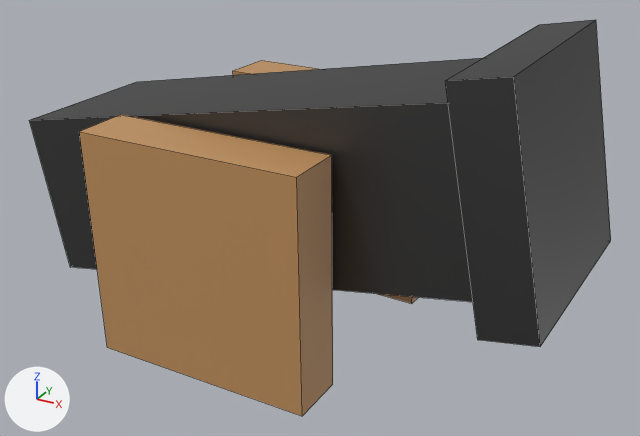
The Blender file Assets/Models/Turret/Cannon.blend: old version first, new version second.
Both versions are drawn from a 50 mm camera at (2.53, -4.71, 2.58) aimed at (-0.05, -0.02, 0.23). Arrows for +X, +Y and +Z are at lower left; the lights stay in place. Mesh edges are drawn as thin lines.

The first picture shows 'Body', 'Wheel'.
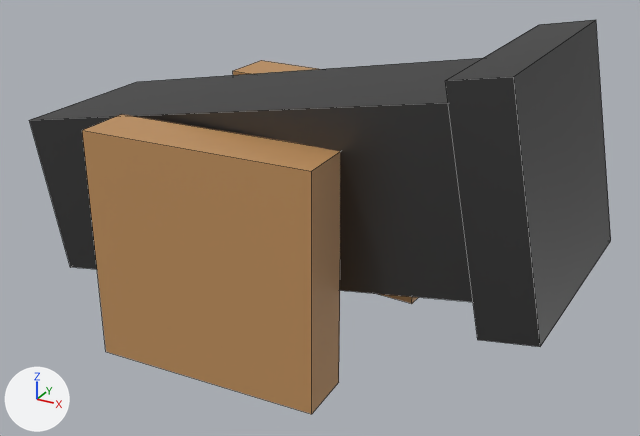
Where the change shows, as pixel boxes (x1, y1, x2, y2) in the pictures (640 x 436 px):
'Body', reshaped, turned
    both: (29, 20, 611, 347)
'Wheel', reshaped, turned, modifiers changed
    before: (79, 60, 418, 416)
    after: (82, 60, 418, 414)

What changed in the scene script:
```text
Change me_cube_001:
    where me_cube_001.from_pydata(...)  # 16 vertices, 12 faces; spans x -1.0..1.21, y -1.29..1.29, z -1.25..1.27
    used by ob_body; location = (-0.384, 0.012, 0.488); rotation_euler = (0.0134, -0.187, -0.0317), in degrees (0.8, -11, -1.8); scale = (1.61, 0.557, 0.557)
    me_cube_001 part 1
    me_cube_001.vertices[0].co: (-1.0, -1.0, -1.0) -> (-0.93, -1.53, 0.9)  # pixel (70, 267)
    me_cube_001.vertices[1].co: (-1.0, -1.0, 1.0) -> (-1.06, 0.43, 0.92)  # pixel (29, 120)
    me_cube_001.vertices[2].co: (-1.0, 1.0, -1.0) -> (-0.91, -1.51, -1.1)
    me_cube_001.vertices[3].co: (-1.0, 1.0, 1.0) -> (-1.04, 0.46, -1.08)  # pixel (136, 81)
    me_cube_001.vertices[4].co: (1.0, -1.0, -1.0) -> (1.04, -0.46, 1.08)
    me_cube_001.vertices[5].co: (1.0, -1.0, 1.0) -> (0.91, 1.51, 1.1)
    me_cube_001.vertices[6].co: (1.0, 1.0, -1.0) -> (1.06, -0.43, -0.92)
    me_cube_001.vertices[7].co: (1.0, 1.0, 1.0) -> (0.93, 1.53, -0.9)
    me_cube_001.vertices[8].co: (1.0, -1.29, -1.25) -> (1.05, -0.71, 1.37)  # pixel (477, 339)
    me_cube_001.vertices[9].co: (1.0, -1.29, 1.27) -> (0.89, 1.76, 1.39)  # pixel (445, 80)
    me_cube_001.vertices[10].co: (1.0, 1.29, -1.25) -> (1.07, -0.67, -1.2)
    me_cube_001.vertices[11].co: (1.0, 1.29, 1.27) -> (0.91, 1.8, -1.19)  # pixel (539, 24)
    me_cube_001.vertices[12].co: (1.21, -1.29, -1.25) -> (1.26, -0.59, 1.39)  # pixel (540, 346)
    me_cube_001.vertices[13].co: (1.21, -1.29, 1.27) -> (1.09, 1.88, 1.41)  # pixel (513, 76)
    me_cube_001.vertices[14].co: (1.21, 1.29, -1.25) -> (1.28, -0.56, -1.19)  # pixel (610, 240)
    me_cube_001.vertices[15].co: (1.21, 1.29, 1.27) -> (1.12, 1.91, -1.17)  # pixel (596, 19)
Change me_cube_002:
    where me_cube_002.from_pydata(...)  # 8 vertices, 6 faces; spans x -1.0..1.0, y -1.0..1.0, z -1.0..1.0
    used by ob_wheel; location = (-0.374, 0.796, 0.176); rotation_euler = (0.00571, 0.00015, -0.0387), in degrees (0.3, 0, -2.2); scale = (0.764, 0.186, 0.764)
    me_cube_002 part 2
    me_cube_002.vertices[0].co: (-1.0, -1.0, -1.0) -> (-1.01, -4.12, 0.2)
    me_cube_002.vertices[1].co: (-1.0, -1.0, 1.0) -> (-1.01, 4.11, 0.21)  # pixel (232, 70)
    me_cube_002.vertices[2].co: (-1.0, 1.0, -1.0) -> (-0.99, -4.11, -0.29)
    me_cube_002.vertices[3].co: (-1.0, 1.0, 1.0) -> (-0.99, 4.12, -0.28)  # pixel (261, 60)
    me_cube_002.vertices[4].co: (1.0, -1.0, -1.0) -> (0.99, -4.12, 0.28)  # pixel (411, 303)
    me_cube_002.vertices[5].co: (1.0, -1.0, 1.0) -> (0.99, 4.11, 0.29)
    me_cube_002.vertices[6].co: (1.0, 1.0, -1.0) -> (1.01, -4.11, -0.21)
    me_cube_002.vertices[7].co: (1.0, 1.0, 1.0) -> (1.01, 4.12, -0.2)
Change ob_body:
    ob_body.rotation_euler: (0.0134, -0.187, -0.0317) -> (1.571, 0.0, 0.0)  # degrees (0.8, -11, -1.8) -> degrees (90, 0, 0)
Change ob_wheel:
    ob_wheel.rotation_euler: (0.00571, 0.00015, -0.0387) -> (1.571, 0.0, 0.0)  # degrees (0.3, 0, -2.2) -> degrees (90, 0, 0)
    where _m = ob_wheel.modifiers.new('Mirror', 'MIRROR')
    _m.use_axis: (False, True, False) -> (False, False, True)
```
